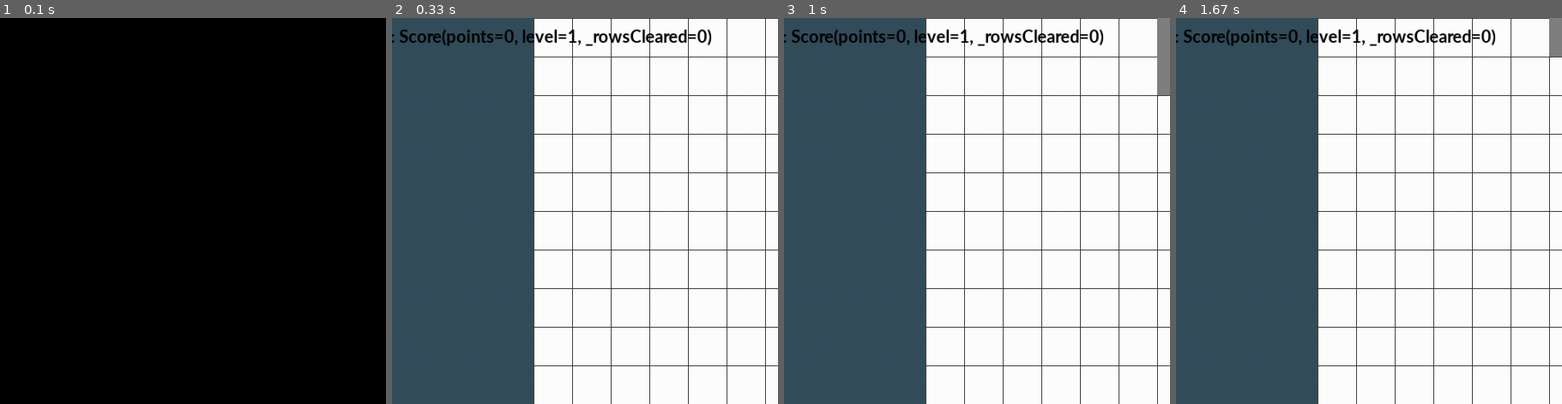
Above: before the commit, frames 1-4 (left to right).
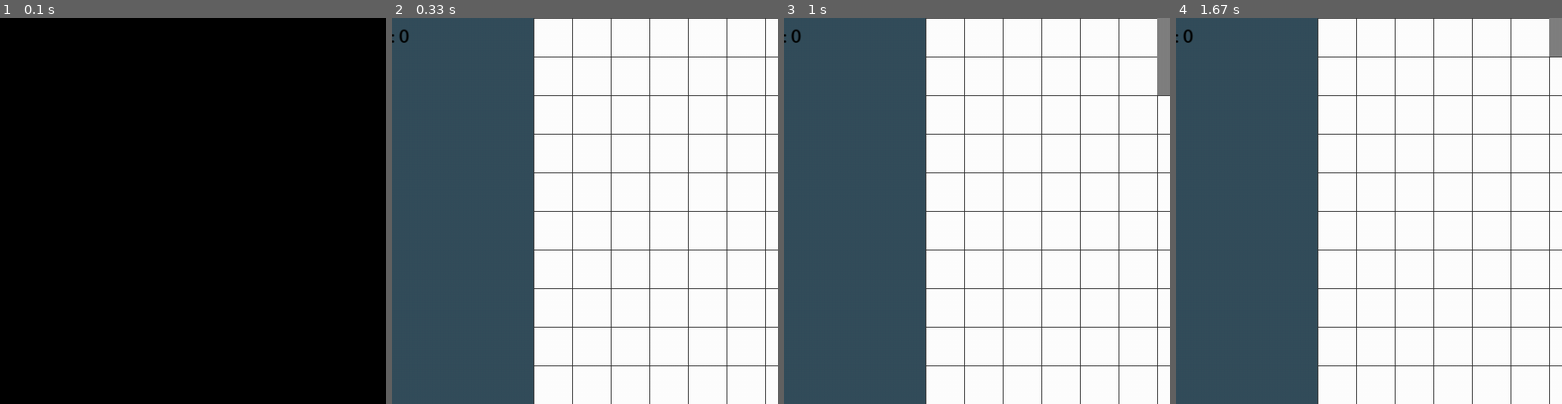
Above: after the commit, the same moments.

Repository: coolryan/TetrisGameWithPygame
Game: pygame game, started from src/main.py
Same seed, same stepped clock (60 frames per second), same inputs: the game is played once before the commit and once after it.
Inputs:
- Up to frame 1 (0.1 s): no input
- Up to frame 2 (0.33 s): no input
- Up to frame 3 (1 s): hold Right 0.33-0.8 s; hold Right from 0.83 s (still down); tap Space at 0.9 s
- Up to frame 4 (1.67 s): release Right at 1.3 s; hold Left from 1.33 s (still down); tap Space at 1.4 s
The pictures show only the part of the screen within x 7-57%, y 0-50%; the shares and areas given below are measured in that part.

Frame 1 is identical in both runs. In frame 2, 1.3% of the frame differs, in the area x 1-83%, y 2-8%; in frame 3, 1.3%; in frame 4, 1.3%.

Commit message:
adjusted fixed scoring points

Diff:
--- a/src/models/Score.py
+++ b/src/models/Score.py
@@ -15,5 +15,6 @@
         self._rowsCleared += rowsCleared
 
         if self._rowsCleared % rowsPerLevel == 0:
-            self.points += points
             self.level += 1
+
+        self.points += points
--- a/src/models/TetrisGame.py
+++ b/src/models/TetrisGame.py
@@ -317,7 +317,7 @@
 
     def display_score(self, screen):
         font = pygame.font.SysFont('Calibri', 25, True, False)
-        scoreText = font.render("Score: " + str(self.score), True, BLACK)
+        scoreText = font.render("Score: " + str(self.score.points), True, BLACK)
         textRect = scoreText.get_rect()
         textRect.topleft = (10, 10)
         screen.blit(scoreText, textRect)
